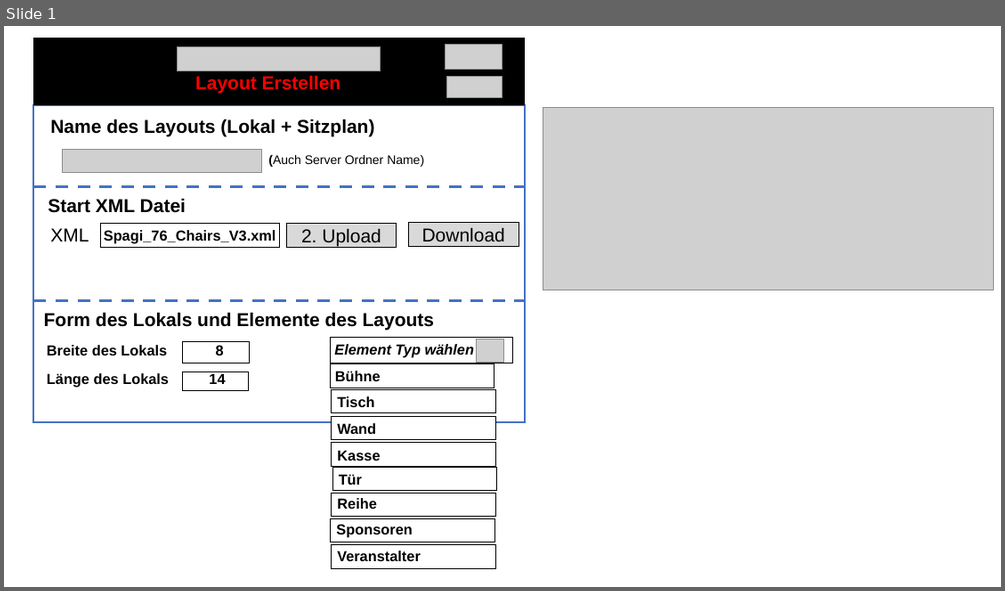
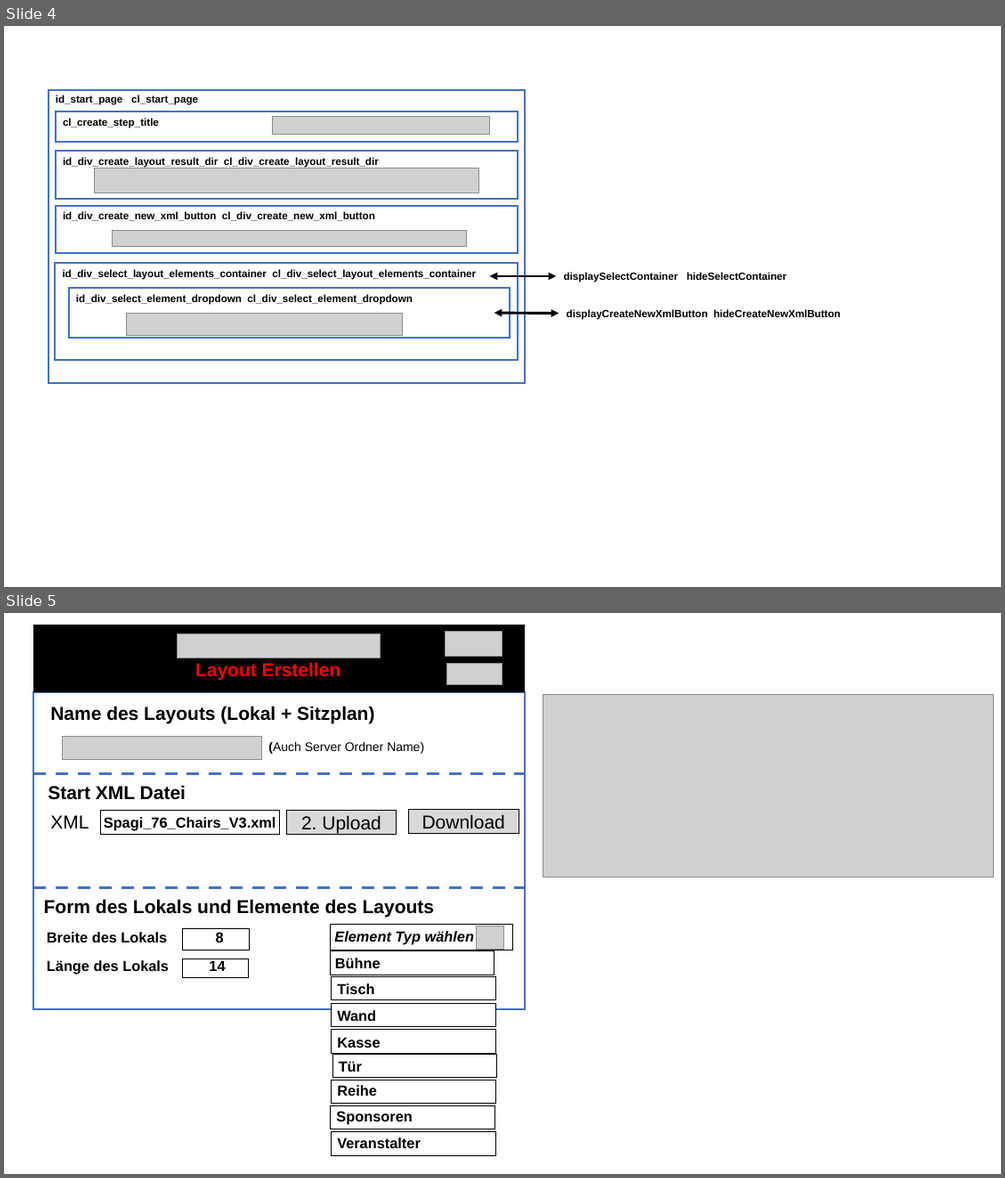
Before and after one commit to JazzLiveAarau/WwwReservationLayout, a slide deck: Description/ReservationCreateLayout.pptx. Shown one above the other, each under a label of ours: slide 1 before the commit, slides 4 and 5 after it. The pictures are 1005x591 and 1005x1178 pixels, drawn with LibreOffice and Linux fonts; fonts in the diff are those of the drawing; grey boxes stand for pictures. Boxes give left, top, right and bottom in pixels: in the first picture for what was removed or moved away, otherwise in the second. Text is boxed around its words. In the diff, an @@ line names an element or a change of style, - is before the commit and + after.

```diff
--- a/Description/ReservationCreateLayout.pptx
+++ b/Description/ReservationCreateLayout.pptx
@@ slide 4 added at (4,26,1001,587), background #FFFFFF @@
@@ rectangle added at (48,90,525,383), outline #4472C4 1.75 pt @@
@@ text added at (56,95,198,105), 10 pt, text #000000, bold @@
+id_start_page cl_start_page
@@ rectangle added at (56,112,518,142), outline #4472C4 1.75 pt @@
@@ text added at (63,118,159,128), 10 pt, text #000000, bold @@
+cl_create_step_title
@@ picture added at (273,117,490,135) @@
@@ rectangle added at (56,151,518,199), outline #4472C4 1.75 pt @@
@@ text added at (63,157,379,168), 10 pt, text #000000, bold @@
+id_div_create_layout_result_dir cl_div_create_layout_result_dir
@@ picture added at (94,168,479,192) @@
@@ rectangle added at (56,206,518,253), outline #4472C4 1.75 pt @@
@@ text added at (63,211,375,221), 10 pt, text #000000, bold @@
+id_div_create_new_xml_button cl_div_create_new_xml_button
@@ picture added at (112,230,466,246) @@
@@ rectangle added at (55,263,518,360), outline #4472C4 1.75 pt @@
@@ text added at (63,269,476,280), 10 pt, text #000000, bold @@
+id_div_select_layout_elements_container cl_div_select_layout_elements_container
@@ rectangle added at (69,288,510,338), outline #4472C4 1.75 pt @@
@@ double arrow added from (489, 276) to (556, 276), #000000 2.5 pt @@
@@ text added at (564,272,786,282), 10 pt, text #000000, bold @@
+displaySelectContainer hideSelectContainer
@@ text added at (76,294,413,305), 10 pt, text #000000, bold @@
+id_div_select_element_dropdown cl_div_select_element_dropdown
@@ picture added at (126,313,402,335) @@
@@ double arrow added from (494, 313) to (558, 313), #000000 2.5 pt @@
@@ text added at (566,309,841,319), 10 pt, text #000000, bold @@
+displayCreateNewXmlButton hideCreateNewXmlButton
@@ what was slide 1 is now slide 5 @@
```
Also in this commit, not shown: 3 other slides added, 4 other files.
